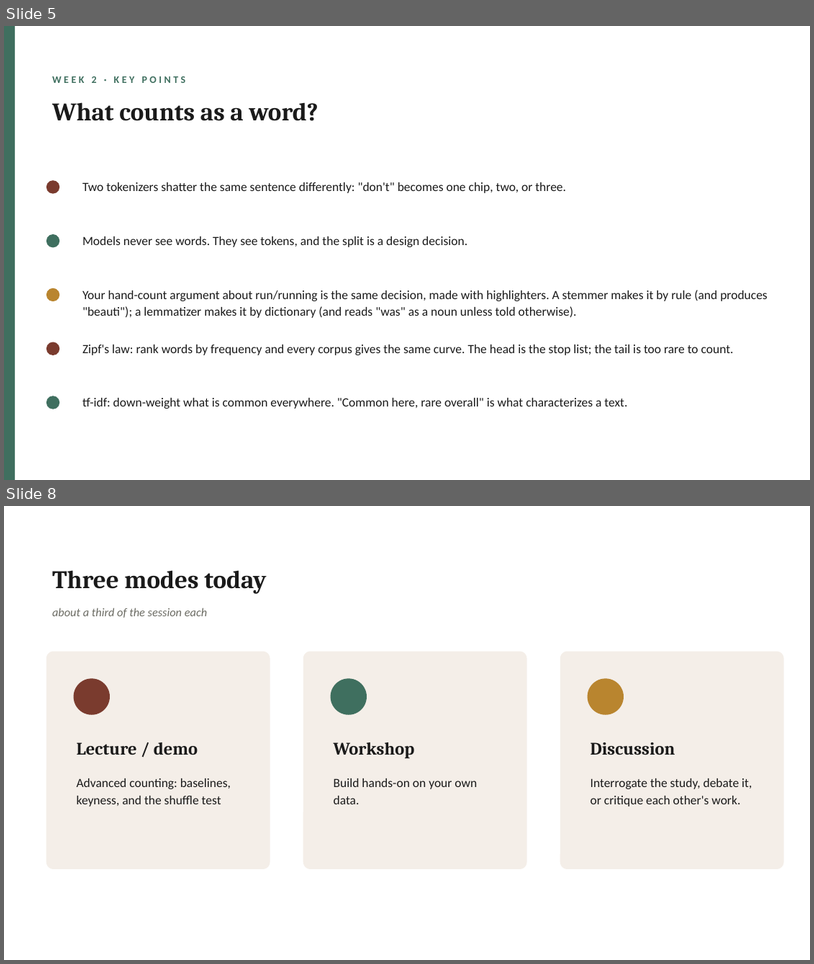
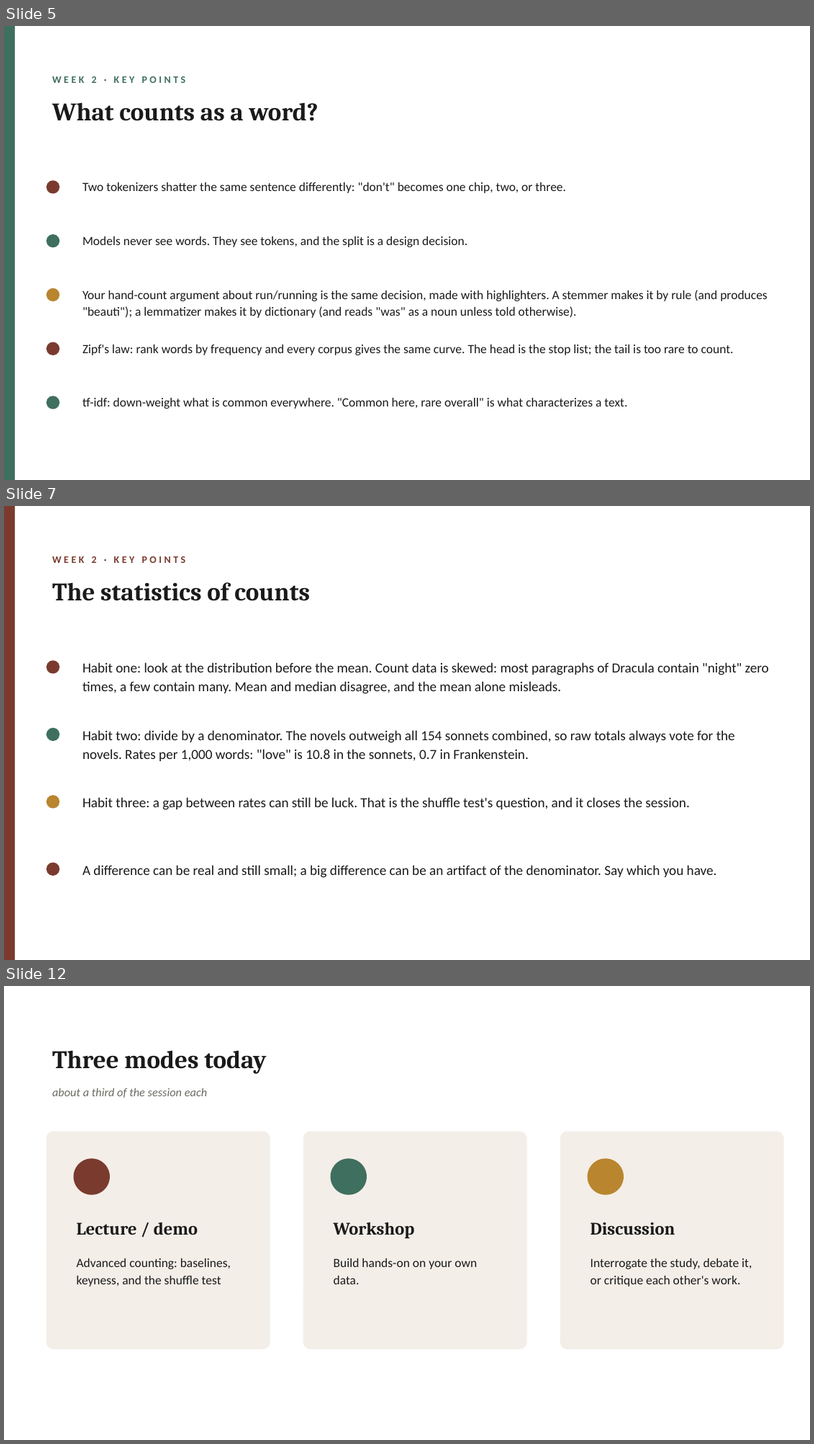
Before and after one commit to lucianli123/culture-as-data-2026, a slide deck: slides/pptx/week-02.pptx. Shown one above the other, each under a label of ours: slides 5 and 8 before the commit, slides 5, 7 and 12 after it; the slides between them are not shown. The pictures are 814x964 and 814x1444 pixels, drawn with LibreOffice and Linux fonts; fonts in the diff are those of the drawing. Boxes give left, top, right and bottom in pixels: in the first picture for what was removed or moved away, otherwise in the second. Text is boxed around its words. In the diff, an @@ line names an element or a change of style, - is before the commit and + after.

Commit message:
Week 2 draft: live Bollen trial via Ngram Viewer, basic statistics of counts, corpus n-grams, k-means clustering (raw vs tf-idf), flaws of counting; four new slides

```diff
--- a/slides/pptx/week-02.pptx
+++ b/slides/pptx/week-02.pptx
@@ slide 7 added at [4,506,810,960], background #FFFFFF @@
@@ rectangle added at [4,506,15,960], fill #7A3B2E @@
@@ text added at [52,556,186,563], 12 pt, text #7A3B2E, bold @@
+WEEK 2 · KEY POINTS
@@ text added at [52,582,310,601], 30 pt, text #1A1A1A, bold @@
+The statistics of counts
@@ ellipse added at [46,660,59,674], fill #7A3B2E @@
@@ text added at [82,662,769,694], 16.5 pt, text #1A1A1A @@
+Habit one: look at the distribution before the mean. Count data is skewed: most paragraphs of Dracula contain "night" zero times, a few contain many. Mean and median disagree, and the mean alone misleads.
@@ ellipse added at [46,728,59,741], fill #3F6F5F @@
@@ text added at [82,730,736,761], 16.5 pt, text #1A1A1A @@
+Habit two: divide by a denominator. The novels outweigh all 154 sonnets combined, so raw totals always vote for the novels. Rates per 1,000 words: "love" is 10.8 in the sonnets, 0.7 in Frankenstein.
@@ ellipse added at [46,795,59,808], fill #B9852F @@
@@ text added at [82,797,689,810], 16.5 pt, text #1A1A1A @@
+Habit three: a gap between rates can still be luck. That is the shuffle test's question, and it closes the session.
@@ ellipse added at [46,862,59,875], fill #7A3B2E @@
@@ text added at [82,865,718,878], 16.5 pt, text #1A1A1A @@
+A difference can be real and still small; a big difference can be an artifact of the denominator. Say which you have.
@@ what was slide 8 is now slide 12 @@
```
Also in this commit, not shown: 4 slides changed, 3 other slides added, 14 other files.
